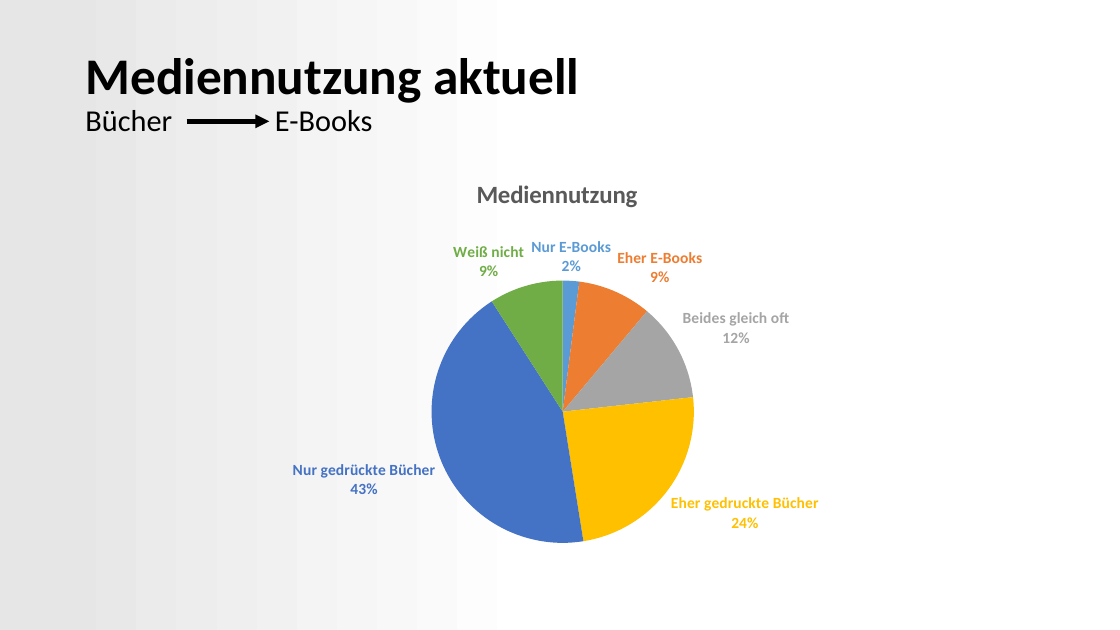
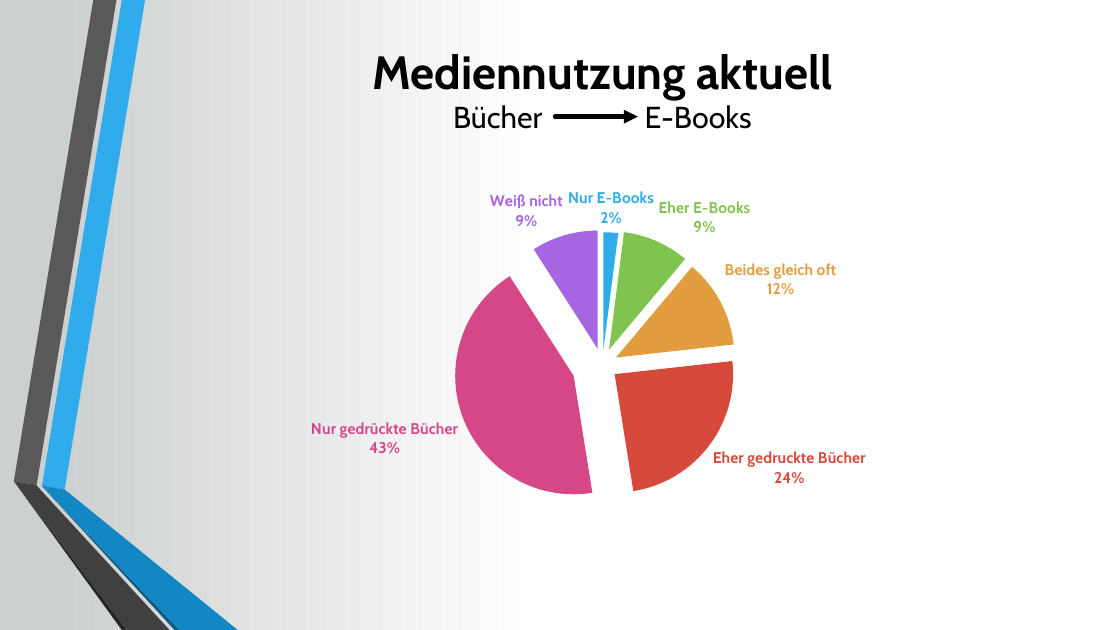
Before and after one commit to Seany1992/MuW, a slide deck: slide 7 of Medienwandel im 21.pptx. Drawn at 1120x630 pixels with LibreOffice and Linux fonts; fonts in the diff are those of the drawing. Boxes give left, top, right and bottom in pixels: in the first picture for what was removed or moved away, otherwise in the second. Text is boxed around its words. In the diff, an @@ line names an element or a change of style, - is before the commit and + after.

```diff
--- a/Medienwandel im 21.pptx
+++ b/Medienwandel im 21.pptx
@@ background gradient #E7E6E6 to #FFFFFF to gradient #CDD0D1 to #FFFFFF @@
@@ title "Mediennutzung aktuell Bücher E-Books": place and size @@
-title "Mediennutzung aktuell Bücher E-Books" at <box>85,58,579,132</box>
+title "Mediennutzung aktuell Bücher E-Books" at <box>372,54,833,129</box>
@@ title "Mediennutzung aktuell Bücher E-Books" at <box>372,54,833,129</box>: size 44 to 40 pt in "Mediennutzung aktuell"; font Calibri to Cabin; alignment left to centre; line spacing 0.9 to 1 @@
@@ arrow moved from (187, 121) - (270, 121) to (555, 117) - (638, 117) @@
@@ pie chart at <box>136,170,1057,533</box> @@
@@ title "Mediennutzung " to "  " @@
@@ colours of single points changed @@
@@ lettering changed @@
@@ pie chart: place and size @@
-pie chart at <box>77,168,1044,568</box>
+pie chart at <box>136,170,1057,533</box>
@@ group added at <box>13,0,238,630</box>: 6 freeform shapes @@
```
Also in this commit, not shown: 10 other slides changed, 2 other files.
